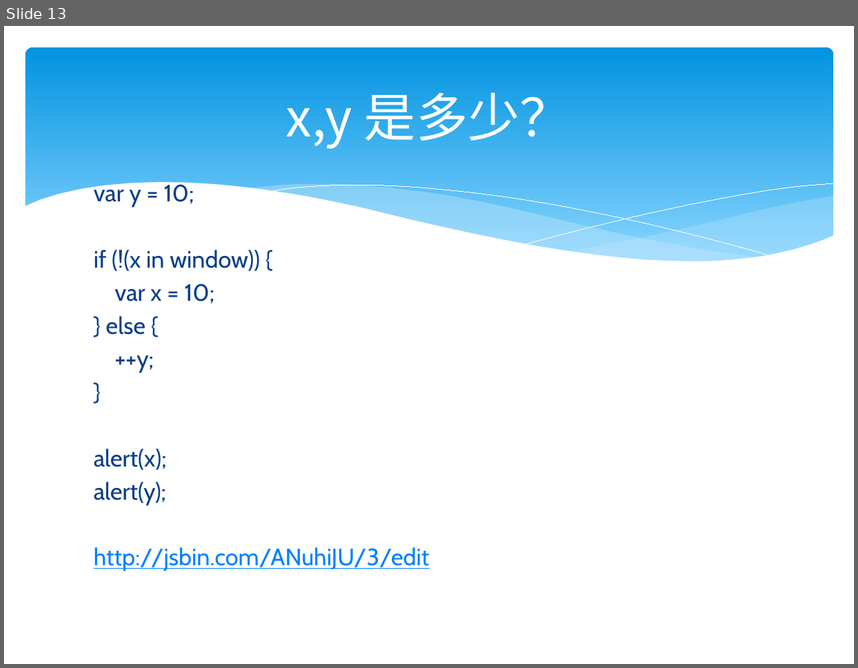
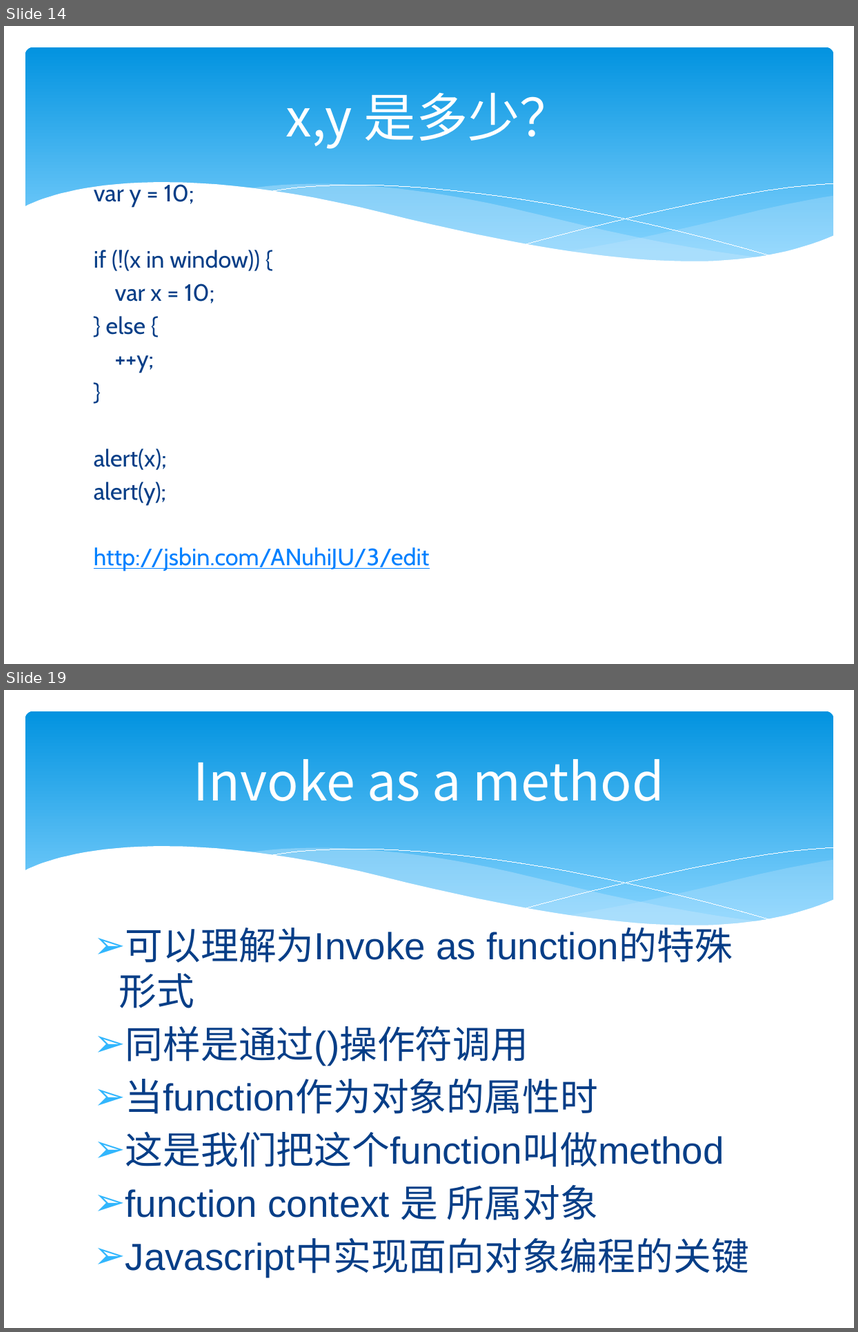
Before and after one commit to zjumty/jsfunc_training, a slide deck: JavaScriptFunctionObject.pptx. Shown one above the other, each under a label of ours: slide 13 before the commit, slides 14 and 19 after it; the slides between them are not shown. The pictures are 858x668 and 858x1332 pixels, drawn with LibreOffice and Linux fonts; fonts in the diff are those of the drawing. Boxes give left, top, right and bottom in pixels: in the first picture for what was removed or moved away, otherwise in the second. Text is boxed around its words. In the diff, an @@ line names an element or a change of style, - is before the commit and + after.

Commit message:
function invocation

```diff
--- a/JavaScriptFunctionObject.pptx
+++ b/JavaScriptFunctionObject.pptx
@@ slide 19 added at [4,690,854,1328], background #FFFFFF; not listed: 6 template elements that a slide beside it also shows @@
@@ title added at [194,759,664,801], 44 pt, text #FFFFFF @@
+Invoke as a method
@@ text added at [125,927,749,1276], 32 pt, text #073E87 @@
+➢ 可以理解为Invoke as function的特殊形式
+➢ 同样是通过()操作符调用
+➢ 当function作为对象的属性时
+➢ 这是我们把这个function叫做method
+➢ function context 是 所属对象
+➢ Javascript中实现面向对象编程的关键
@@ what was slide 13 is now slide 14 @@
```
Also in this commit, not shown: 7 other slides added, 2 other files.
